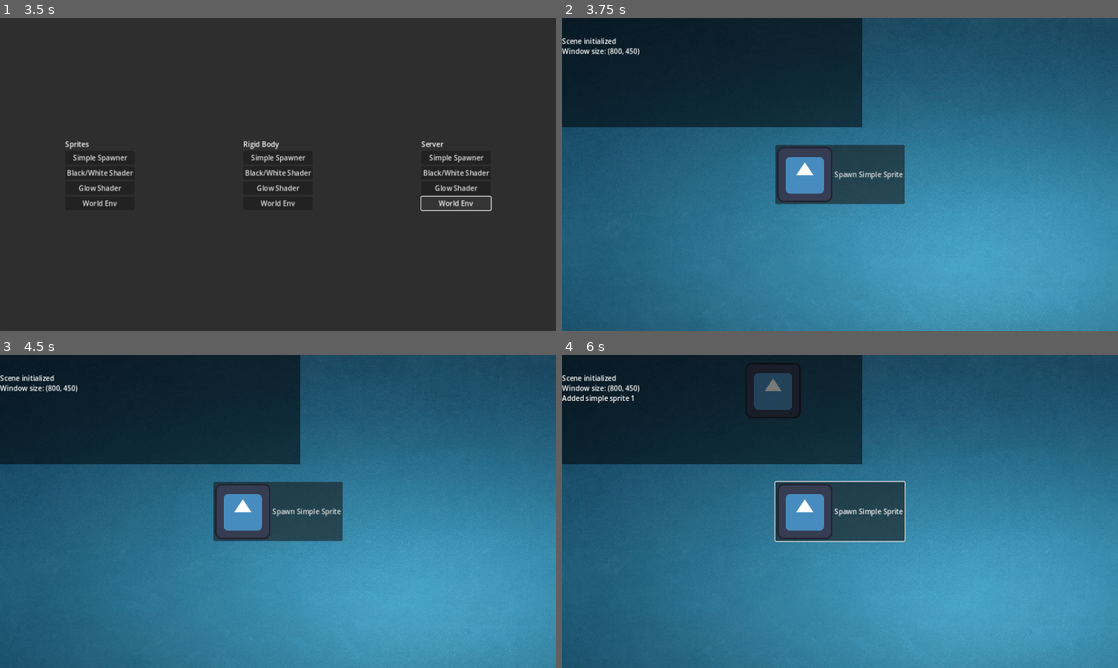
Above: before the commit, frames 1-4 (two rows, left to right).
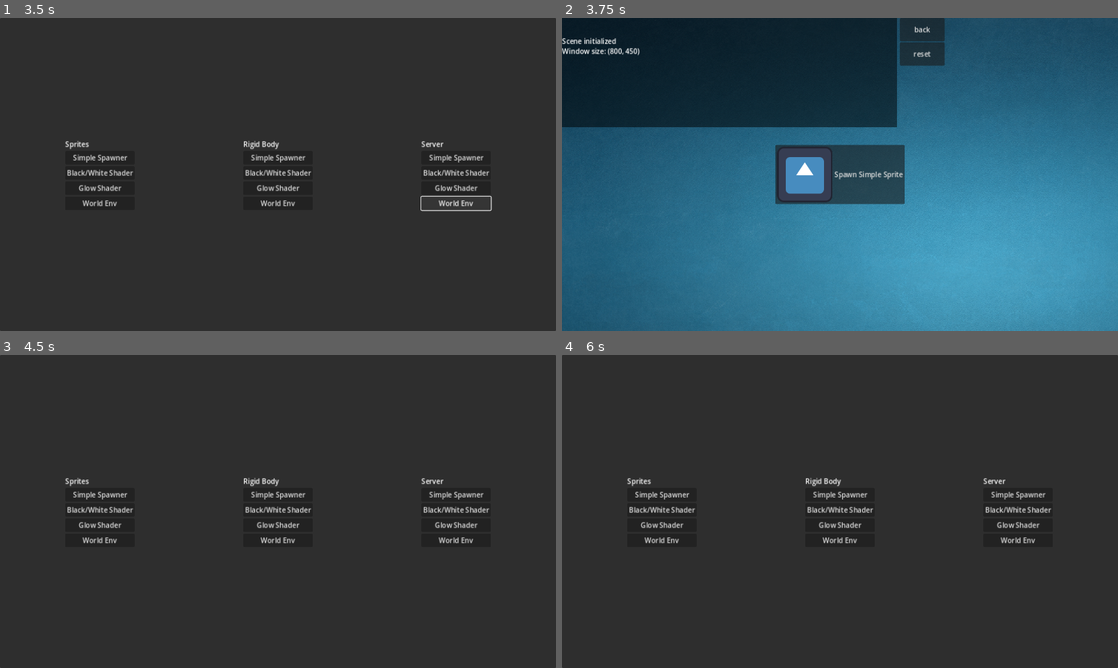
Above: after the commit, the same moments.

Repository: ash4rk/godot_polygon
Game: Godot game, scene res://main.tscn
The game is run twice, just before and just after one commit, with the same random seed, the same clock (stepped at 60 frames per second) and the same inputs. The engine's default icon, where the game draws it, is replaced by a stand-in: a white triangle on a blue panel in a dark square.
Inputs (mouse positions are in pixels of both pictures, inside the frame that each line leads up to):
- Up to frame 1 (3.5 s): click "Simple Spawner" at 0.5 s; click "Black/White Shader" at 1.25 s; click "Glow Shader" at 2 s; click "World Env" at 2.75 s
- Up to frame 2 (3.75 s): click "Simple Spawner" at 3.5 s
- Up to frame 3 (4.5 s): click (361, 367) at 4.25 s, where only the run after the commit has a clickable "back"
- Up to frame 4 (6 s): click (840, 511) at 5 s, where only the run before the commit has a clickable "Spawn Simple Sprite"; click (923, 367) at 5.75 s, where only the run after the commit has a clickable "back"

Frame 1 is identical in both runs. In frame 2, 3.4% of the frame differs, in the area x 54-69%, y 0-35%; in frame 3, 100%, in the area x 0-100%, y 0-100%; in frame 4, 99%.

Commit message:
FIX: Add back and reset buttons

Diff:
--- /dev/null
+++ b/common/log.gd
@@ -0,0 +1,7 @@
+extends ColorRect
+
+func _on_back_button_pressed():
+	get_tree().change_scene_to_file("res://main.tscn")
+
+func _on_reset_button_pressed():
+	get_tree().reload_current_scene()
--- a/common/log.tscn
+++ b/common/log.tscn
@@ -1,13 +1,15 @@
-[gd_scene load_steps=2 format=3 uid="uid://ca535jyyat3dk"]
+[gd_scene load_steps=3 format=3 uid="uid://ca535jyyat3dk"]
 
+[ext_resource type="Script" path="res://common/log.gd" id="1_jlh1f"]
 [ext_resource type="Script" path="res://common/fps_label.gd" id="1_nofwj"]
 
 [node name="LogBG" type="ColorRect"]
 anchors_preset = -1
-anchor_right = 0.54
+anchor_right = 0.603
 anchor_bottom = 0.35
 mouse_filter = 2
 color = Color(0, 0, 0, 0.52549)
+script = ExtResource("1_jlh1f")
 
 [node name="FPSLabel" type="Label" parent="."]
 layout_mode = 1
@@ -26,3 +28,29 @@
 grow_vertical = 2
 bbcode_enabled = true
 scroll_following = true
+
+[node name="BackButton" type="Button" parent="."]
+layout_mode = 1
+anchors_preset = -1
+anchor_left = 1.066
+anchor_right = 1.141
+anchor_bottom = 0.09
+offset_left = -45.0
+offset_bottom = 31.0
+grow_horizontal = 0
+text = "back"
+
+[node name="ResetButton" type="Button" parent="."]
+layout_mode = 1
+anchors_preset = -1
+anchor_left = 1.066
+anchor_right = 1.141
+anchor_bottom = 0.09
+offset_left = -45.0
+offset_top = 56.0
+offset_bottom = 87.0
+grow_horizontal = 0
+text = "reset"
+
+[connection signal="pressed" from="BackButton" to="." method="_on_back_button_pressed"]
+[connection signal="pressed" from="ResetButton" to="." method="_on_reset_button_pressed"]
--- a/main.gd
+++ b/main.gd
@@ -22,7 +22,6 @@
 
 func _on_server_spawner_btn():
 	pass
-	get_tree().change_scene_to_file("")
 
 func _on_sprite_bw_btn():
 	get_tree().change_scene_to_file("res://sprites_with_bw_shader.tscn")
@@ -32,7 +31,6 @@
 
 func _on_server_bw_btn():
 	pass
-	get_tree().change_scene_to_file("")
 
 func _on_sprite_glow_btn():
 	get_tree().change_scene_to_file("res://sprites_with_glow_shader.tscn")
@@ -42,7 +40,6 @@
 
 func _on_server_glow_btn():
 	pass
-	get_tree().change_scene_to_file("")
 
 func _on_sprite_world_env_btn():
 	get_tree().change_scene_to_file("res://sprites_with_world_env.tscn")
@@ -52,4 +49,3 @@
 
 func _on_server_world_env_btn():
 	pass
-	get_tree().change_scene_to_file("")
